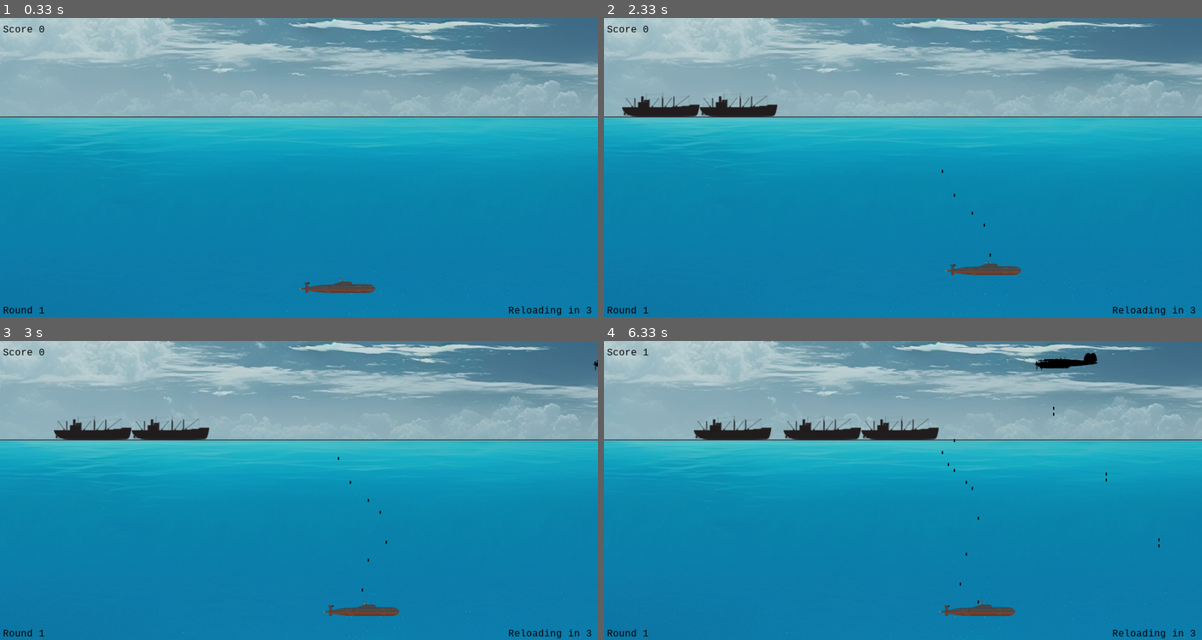
Above: before the commit, frames 1-4 (two rows, left to right).
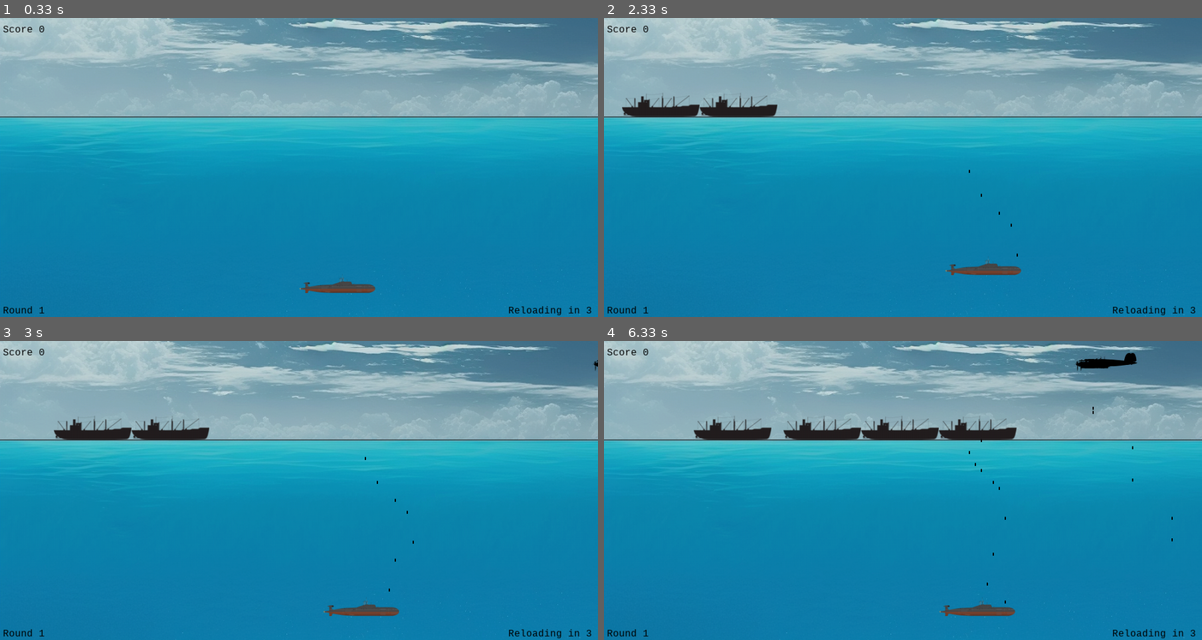
Above: after the commit, the same moments.

Repository: tier61wro/pygame_submarine
Game: pygame game, started from src/submarine_game.py
Same seed, same stepped clock (60 frames per second), same inputs: the game is played once before the commit and once after it.
Inputs:
- Up to frame 1 (0.33 s): no input
- Up to frame 2 (2.33 s): tap Space at 0.33, 0.73, 1.23, 1.57, 2.07 s; hold Right 0.67-1.13 s; tap F at 0.82, 2.15 s; hold Up 1.17-1.47 s; hold Right 1.5-1.97 s; hold Left from 2 s (still down)
- Up to frame 3 (3 s): tap Space at 2.37, 2.63 s; release Left at 2.53 s; hold Down 2.57-2.87 s; tap P at 2.9 s
- Up to frame 4 (6.33 s): hold Left 3.3-3.7 s; tap Space at 3.37, 3.8, 4.2, 4.5, 4.87, 5.27, 5.77, 6.27 s; tap F at 3.45, 4.95 s; hold Up 3.73-4.1 s; hold Right 4.13-4.77 s; hold Down 4.8-5.17 s; hold Left 5.2-5.67 s; hold Right 5.7-6.17 s; hold Up from 6.2 s (still down)

Frame 1 is identical in both runs. In frame 2, less than 0.1% of the frame differs, in the area x 56-70%, y 50-80%; in frame 3, less than 0.1%; in frame 4, 1.2%, in the area x 6-96%, y 2-88%.

Commit message:
unittests and git workflow added

Diff:
--- a/src/game_entities.py
+++ b/src/game_entities.py
@@ -1,4 +1,5 @@
 import logging
+from random import randrange
 
 import pygame
 
@@ -20,43 +21,91 @@
 
 
 class Submarine(DrawableObject):
+    DEFAULT_VELOCITY = 10
+
     def __init__(self, x: int, y: int, sprite):
         super().__init__(x, y, sprite)
-        self.vel = 10
-        self.width = 130
-        self.height = 39
-        self.alive = True
+        self.vel = self.DEFAULT_VELOCITY
+        self._alive = True
+
+    @property
+    def width(self):
+        _width = 0
+        if self.sprite:
+            _width = self.sprite.get_width()
+        logging.debug(f'submarine width = {_width}')
+        return _width
+
+    @property
+    def height(self):
+        _height = 0
+        if self.sprite:
+            _height = self.sprite.get_height()
+        logging.debug(f'submarine height = {_height}')
+        return _height
+
+    @property
+    def rocket_launcher_point(self):
+        return self.width - 20
+
+    @property
+    def alive(self):
+        return self._alive
+
+    @alive.setter
+    def alive(self, val):
+        if not isinstance(val, bool):
+            raise TypeError("Value must be bool")
+        self._alive = val
+        if not self._alive:
+            logging.info("Submarine was destroyed")
 
 
 class Torpedo(DrawableObject):
+    DEFAULT_VELOCITY = 10
+
     def __init__(self, x: int, y: int, object_type: str, sprite=None):
         super().__init__(x, y, sprite)
         self.object_type = object_type
-        self.vel = 8
+        self.vel = self.DEFAULT_VELOCITY
         if self.object_type == 'fast':
-            self.vel = 16
+            self.vel = self.DEFAULT_VELOCITY * 2
 
 
 class Bomb(DrawableObject):
+    DEFAULT_VELOCITY = 10
+
+    @staticmethod
+    def gen_bomb_speed():
+        min_speed = 6
+        max_speed = 10
+        return randrange(min_speed, max_speed + 1)
+
     def __init__(self, x: int, y: int, object_type=None):
         super().__init__(x, y, sprite=None)
-        self.vel = 10
+        self.vel = Bomb.gen_bomb_speed()
         self.object_type = object_type
         if self.object_type == 'fast':
-            self.vel = 20
+            self.vel = self.vel * 2
 
 
 class Plane:
+    min_velocity = 5
+    max_velocity = 10
+
     def __init__(self, x, y):
         self.x = x
         self.y = y
         self.width = 50
         self.height = 100
-        self.vel = 8  # TODO make it random (5 - 10)
+        self.vel = self.gen_random_velocity()
         self.last_bomb = pygame.time.get_ticks()
 
+    @classmethod
+    def gen_random_velocity(cls):
+        return randrange(cls.min_velocity, cls.max_velocity)
+
     def draw(self, win):
-        # pygame.draw.rect(win, (0, 0, 0), (self.x, self.y, self.size, 8))
         win.blit(planeStand, (self.x, self.y))
 
     def create_bomb(self, bombs):
@@ -78,10 +127,9 @@
         self.height = 40
         self.y = self.y - self.height
         self.width = 130
-        self.vel = 5
-        if object_type == 'fast':  # fast
-            self.vel = 10
+        self.sprite = cargoStand
+        self.vel = 10 if object_type == 'fast' else 5
 
     def draw(self, win):
         logging.debug(f"x = {self.x}, y = {self.y}")
-        win.blit(cargoStand, (self.x, self.y))
+        win.blit(self.sprite, (self.x, self.y))
--- a/src/graphic.py
+++ b/src/graphic.py
@@ -2,7 +2,9 @@
 
 import pygame
 
-images_folder = '../images'
+current_dir = os.path.dirname(os.path.abspath(__file__))
+images_folder = os.path.join(current_dir, '..', 'images')
+# images_folder = '../images'
 planeStand = pygame.image.load(os.path.join(images_folder, 'plane.png'))
 cargoStand = pygame.image.load(os.path.join(images_folder, 'cargo.png'))
-lodkaStand = pygame.image.load(os.path.join(images_folder, 'submarine.png'))
+submarineStand = pygame.image.load(os.path.join(images_folder, 'submarine.png'))
--- a/src/submarine_game.py
+++ b/src/submarine_game.py
@@ -5,8 +5,8 @@
 
 import pygame
 
-from game_entities import Enemy_Ship, Plane, Torpedo, Submarine
-from graphic import lodkaStand
+from game_entities import Enemy_Ship, Plane, Submarine, Torpedo
+from graphic import submarineStand
 
 project_root = os.path.dirname(os.path.dirname(os.path.abspath(__file__)))
 clock = pygame.time.Clock()
@@ -42,7 +42,7 @@
 clock = pygame.time.Clock()
 BLACK = (0, 0, 0)
 
-submarine = Submarine(round(win_width/2), 425, lodkaStand)
+submarine = Submarine(round(win_width / 2), 425, submarineStand)
 
 horizont_level = 165
 
@@ -86,7 +86,7 @@
     disclaimer_text = myfont.render("Round 1", 1, (0, 0, 0))
     game_over_text = myfont.render("GAME OVER", 1, (0, 0, 0))
     score_text = myfont.render(f"Score {score}", 1, (0, 0, 0))
-    reload_text = myfont.render(f"Reloading in 3", 1, (0, 0, 0))
+    reload_text = myfont.render("Reloading in 3", 1, (0, 0, 0))
     currentColor = (255, 255, 255)
 
     if submarine.alive:
@@ -95,7 +95,7 @@
         win.blit(disclaimer_text, (5, 480))
         win.blit(score_text, (5, 10))
         win.blit(reload_text, (win_width - 150, win_height - 20))
-        win.blit(lodkaStand, (submarine.x, submarine.y))
+        win.blit(submarineStand, (submarine.x, submarine.y))
         pygame.draw.line(win, BLACK, (0, horizont_level), (win_width, horizont_level), 1)
 
         for torpedo in torpedos:
@@ -157,7 +157,7 @@
             # launch torpedo
             torpedos.append(
                 Torpedo(
-                    x=round(submarine.x + submarine.width // 2),
+                    x=round(submarine.x + submarine.rocket_launcher_point),
                     y=round(submarine.y + submarine.height // 2),
                     object_type='regular'
                 )
--- /dev/null
+++ b/tests/test_game_entities.py
@@ -0,0 +1,20 @@
+import os
+import sys
+import unittest
+
+sys.path.append(os.path.abspath(os.path.join(os.path.dirname(__file__), '..', 'src')))
+print(sys.path)
+
+from game_entities import Submarine
+
+
+class TestSubmarine(unittest.TestCase):
+    def test_initial_velocity(self):
+        """Тестирование начальной скорости подводной лодки."""
+        sub = Submarine(0, 0, sprite=None)
+        self.assertEqual(sub.vel, Submarine.DEFAULT_VELOCITY)
+
+    def test_alive_status(self):
+        """Тестирование начального статуса 'alive' подводной лодки."""
+        sub = Submarine(0, 0, sprite=None)
+        self.assertTrue(sub.alive)
Empty file added: tests/test_submarine_game.py
